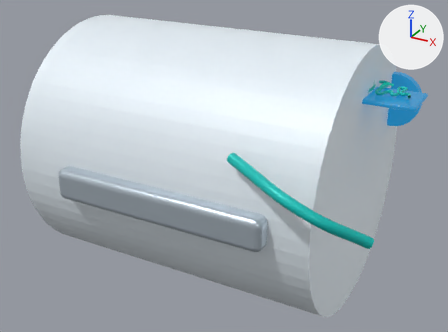
The glTF model public/models/autoclave.glb, before and after one commit.
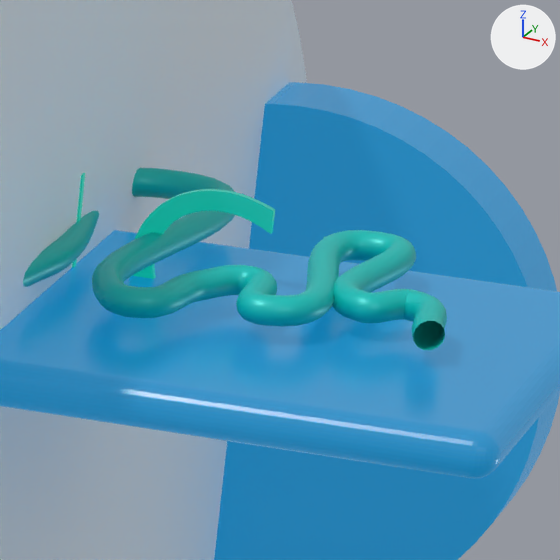
Each version is shown whole from a 50 mm camera at (1.787, -3.093, 1.475) aimed at (0.127, -0.075, -0.034), then close up on the part from 82% to 94% of the width and 19% to 36% of the height. Lighting does not change. The marker at upper right points along +X, +Y and +Z. The older version's two pictures come first. Where no turn or scale is listed for an object, it has been applied to the vertices.

The older version as bpy lines, for what is in view:
```python
me_cube_029 = bpy.data.meshes.new('Cube.029')
me_cube_029.from_pydata(...)  # 488 vertices, 972 faces; spans x -0.25..0.25, y -0.14..0.14, z -0.013..0.013
me_cube_029.materials.append(mat_blue_diagnostic_screen_004)  # blue #276181, glowing blue #006fa0
me_cylinder_013 = bpy.data.meshes.new('Cylinder.013')
me_cylinder_013.from_pydata(...)  # a 64-sided cylinder along x spanning x -0.9..0.9, y -0.76..0.76, z -0.76..0.76
me_cylinder_013.materials.append(mat_warm_clinical_shell_004)  # white #eaf3fa
me_text_004 = bpy.data.meshes.new('Text.004')
me_text_004.from_pydata(...)  # 390 vertices, 764 faces; spans x 0.024..0.26, y -0.037..0.047, z -0.002..0.002
me_text_004.materials.append(mat_active_screen_004)  # dark blue #215065, glowing cyan #00a288
ob_cycle_panel = bpy.data.objects.new('cycle panel', me_cube_029)
ob_cycle_panel.location = (0.96, 0.05, 0.5)
ob_label_121c = bpy.data.objects.new('label 121C', me_text_004)
ob_label_121c.location = (0.785, 0.1004, 0.518)
ob_label_121c.rotation_euler = (1.571, 0.0, 0.0)  # degrees (90, 0, 0)
ob_pressure_chamber = bpy.data.objects.new('pressure chamber', me_cylinder_013)
ob_pressure_chamber.location = (0.04, 0.02, 0.0)
# also in view: 'screen waveform' at (0.96, 0.107, 0.53); 'gauge' at (0.96, 0.52, 0.35)
```
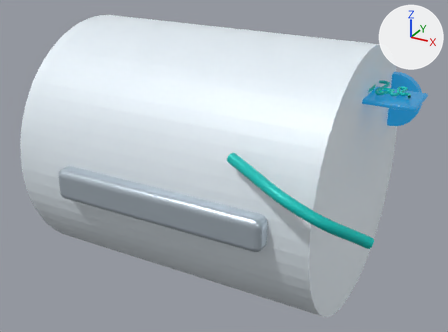
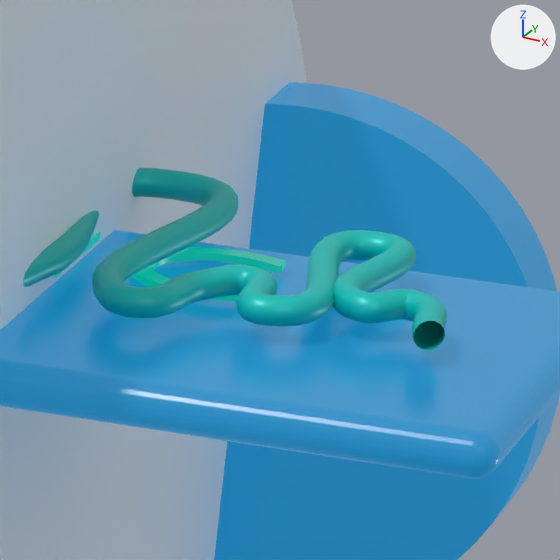
What differs and where, as boxes [x1, y1, x2, y2] in the close-ups (560 x 560 px):
```json
{"object": "label 121C", "change": "turned", "before": [72, 173, 275, 279], "after": [54, 232, 286, 302]}
```

Edits to the scene script, one JSON object a line:
```json
{"op": "set", "path": "ob_label_121c.rotation_euler", "old": "(1.571, 0.0, 0.0)", "new": "(0.0, 0.0, 0.0)", "note": "degrees (90, 0, 0) -> degrees (0, 0, 0)"}
```
